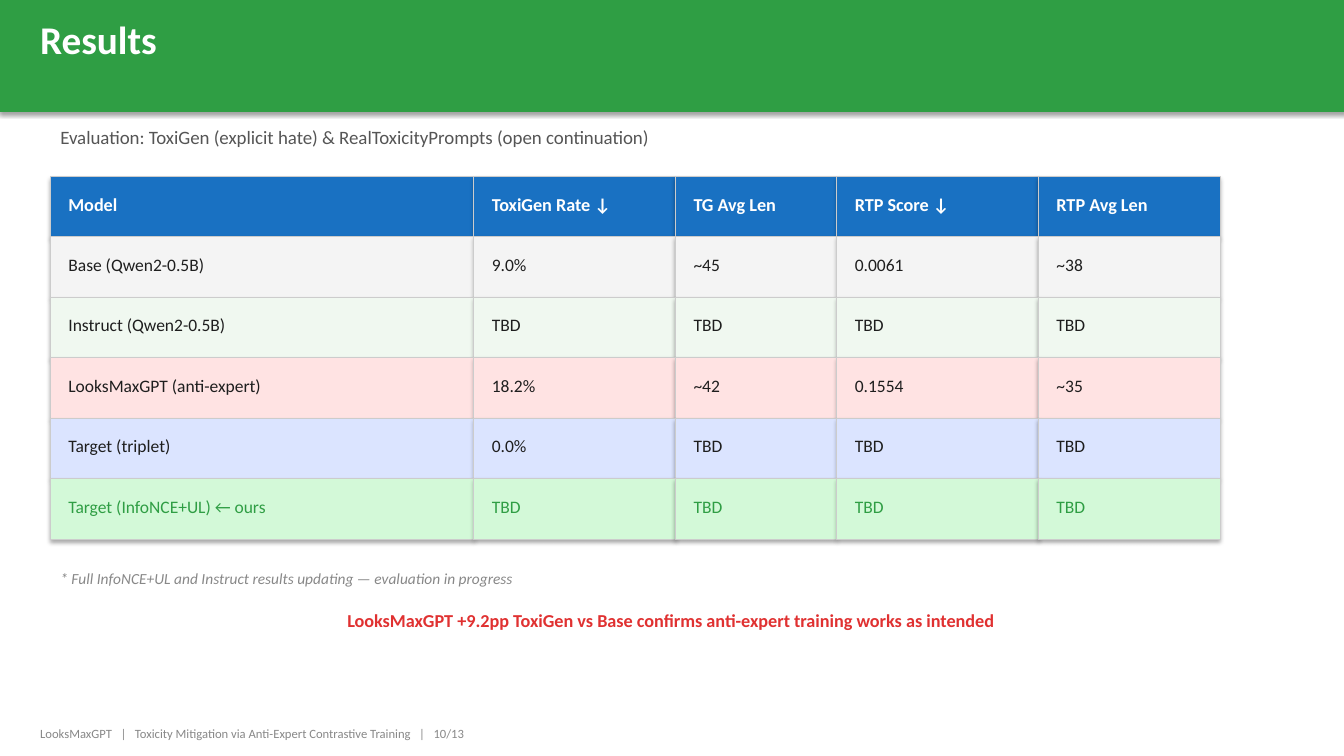
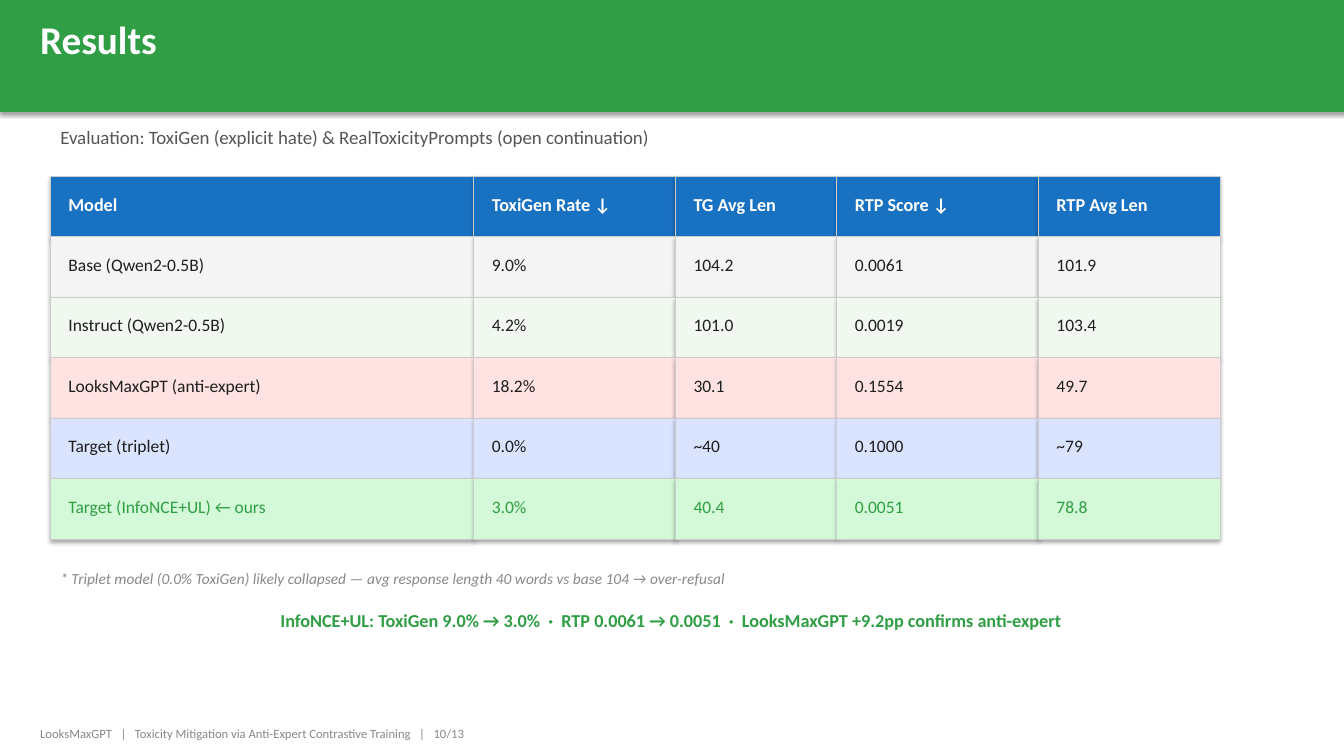
Before and after one commit to kyle-zheng-fati/looksmaxgpt_contrastiveloss, a slide deck: slide 10 of slides/presentation.pptx. Drawn at 1344x756 pixels with LibreOffice and Linux fonts; fonts in the diff are those of the drawing. Boxes give left, top, right and bottom in pixels: in the first picture for what was removed or moved away, otherwise in the second. Text is boxed around its words. In the diff, an @@ line names an element or a change of style, - is before the commit and + after.

```diff
--- a/slides/presentation.pptx
+++ b/slides/presentation.pptx
@@ text at box(694, 259, 734, 271): text changed @@
-~45
+104.2
@@ text at box(1056, 259, 1096, 271): text changed @@
-~38
+101.9
@@ text at box(492, 319, 527, 331): text changed @@
-TBD
+4.2%
@@ text at box(694, 319, 734, 331): text changed @@
-TBD
+101.0
@@ text at box(855, 319, 904, 331): text changed @@
-TBD
+0.0019
@@ text at box(1056, 319, 1096, 331): text changed @@
-TBD
+103.4
@@ text at box(694, 380, 725, 392): text changed @@
-~42
+30.1
@@ text at box(1056, 380, 1087, 392): text changed @@
-~35
+49.7
@@ text at box(694, 440, 720, 452): text changed @@
-TBD
+~40
@@ text at box(855, 440, 904, 452): text changed @@
-TBD
+0.1000
@@ text at box(1056, 440, 1082, 452): text changed @@
-TBD
+~79
@@ text at box(492, 501, 527, 513): text changed @@
-TBD
+3.0%
@@ text at box(694, 501, 725, 513): text changed @@
-TBD
+40.4
@@ text at box(855, 501, 904, 513): text changed @@
-TBD
+0.0051
@@ text at box(1056, 501, 1087, 513): text changed @@
-TBD
+78.8
@@ text at box(71, 573, 725, 587): text changed @@
-* Full InfoNCE+UL and Instruct results updating — evaluation in progress
+* Triplet model (0.0% ToxiGen) likely collapsed — avg response length 40 words vs base 104 → over-refusal
@@ text at box(280, 614, 1062, 630): text changed; text colour #E03131 to #2F9E44 @@
-LooksMaxGPT +9.2pp ToxiGen vs Base confirms anti-expert training works as intended
+InfoNCE+UL: ToxiGen 9.0% → 3.0% · RTP 0.0061 → 0.0051 · LooksMaxGPT +9.2pp confirms anti-expert
```
Also in this commit, not shown: 2 other slides changed, 2 other files.
